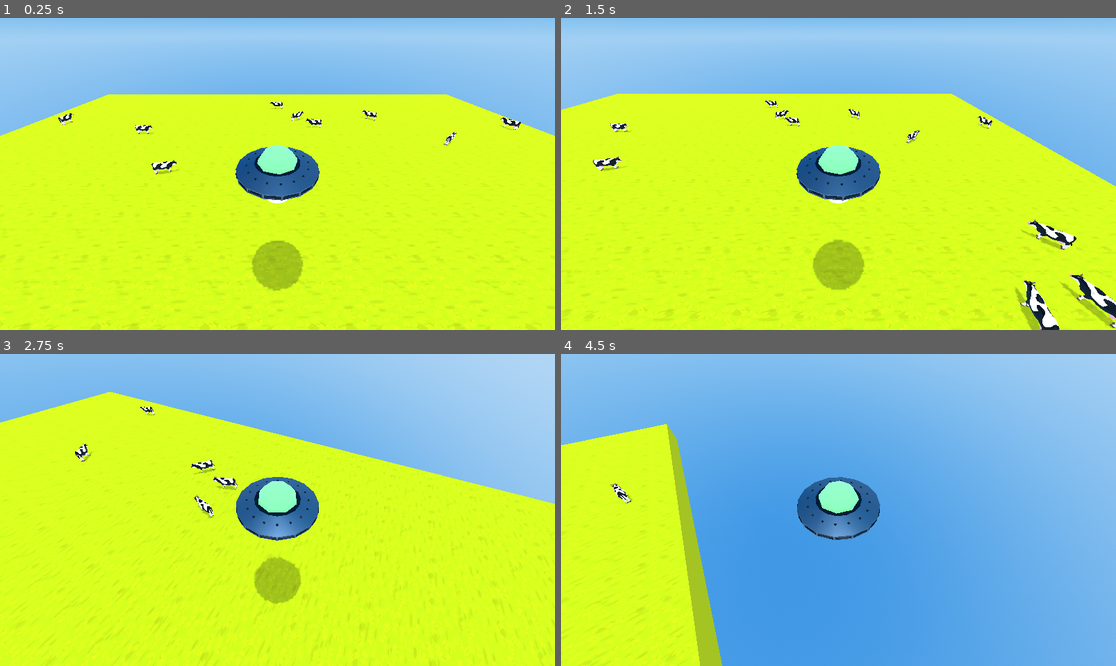
Above: before the commit, frames 1-4 (two rows, left to right).
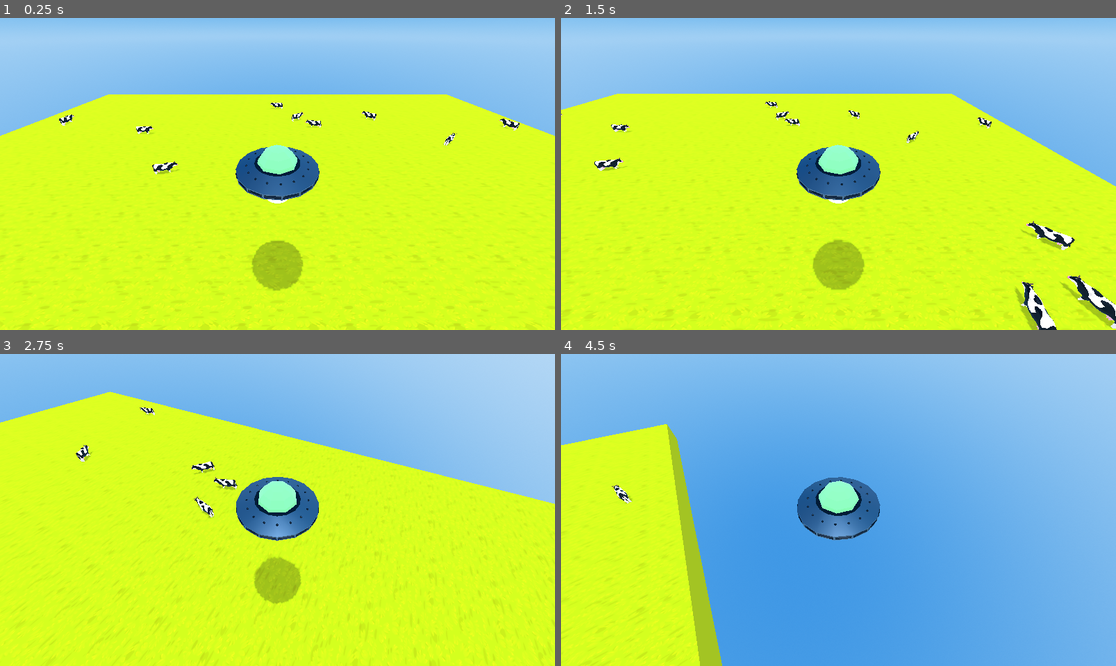
Above: after the commit, the same moments.

Repository: darkwingdck/ufo-game
Game: Godot game, scene res://Scenes/main.tscn
Same seed, same stepped clock (60 frames per second), same inputs: the game is played once before the commit and once after it.
Inputs (mouse positions are in pixels of both pictures, inside the frame that each line leads up to):
- Up to frame 1 (0.25 s): no input
- Up to frame 2 (1.5 s): tap Enter at 0.5 s; move the mouse to (960, 158) at 0.52 s; hold D (move_right) 0.53-1.28 s; hold Space (grab) 0.53-1.28 s; move the mouse to (727, 189) at 1.27 s; hold S (move_back) from 1.28 s (still down); click (727, 189) at 1.35 s
- Up to frame 3 (2.75 s): move the mouse to (288, 503) at 2.02 s; release S (move_back) at 2.03 s; hold W (move_forward) from 2.03 s (still down); hold Space (grab) from 2.03 s (still down)
- Up to frame 4 (4.5 s): keep holding W (move_forward); move the mouse to (832, 516) at 2.77 s; release Space (grab) at 2.78 s; click (832, 516) at 2.85 s; move the mouse to (877, 513) at 3.52 s; hold Space (grab) 3.53-4.28 s; move the mouse to (794, 506) at 4.27 s; click (794, 506) at 4.35 s

The runs differ from the first frame. In frame 1, 0.3% of the frame differs, in the area x 10-94%, y 26-51%; in frame 2, 1.2%, in the area x 0-100%, y 26-100%; in frame 3, 0.3%; in frame 4, less than 0.1%.

Commit message:
make cows fall

Diff:
--- a/Scripts/mob.gd
+++ b/Scripts/mob.gd
@@ -2,9 +2,13 @@
 
 @export var min_speed: int = 1
 @export var max_speed: int = 3
+@export var gravity: float = 9.8 # TODO: take from settings
 
-
-func _physics_process(_delta: float) -> void:
+func _physics_process(delta: float) -> void:
+	if not is_on_floor():
+		velocity.y -= gravity * delta
+	else:
+		velocity.y = 0.0
 	move_and_slide()
 
 func initialize() -> void:
--- a/Scripts/ray_cast_3d.gd
+++ b/Scripts/ray_cast_3d.gd
@@ -1,7 +1,7 @@
 extends RayCast3D
 
-@export var pull_speed: float = 5.0
-@export var stop_distance: float = 1.8
+@export var pull_speed: float = 10.0
+@export var stop_distance: float = 1.9
 
 var grabbed_mob: CharacterBody3D = null
 
